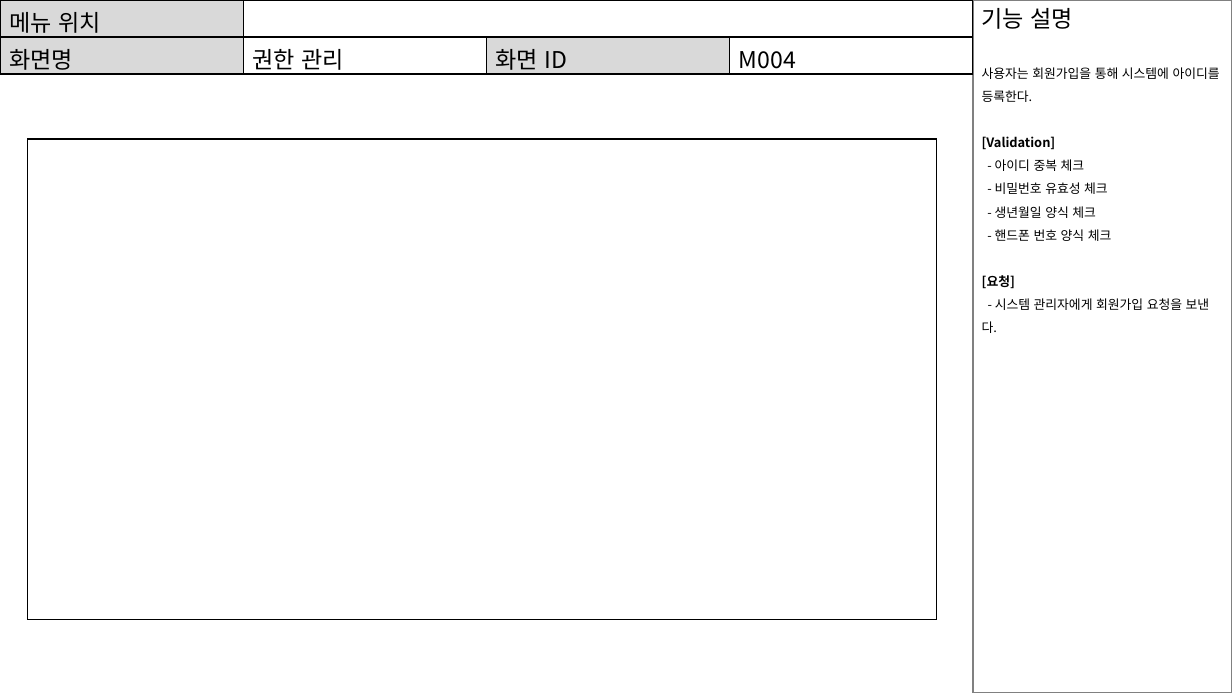
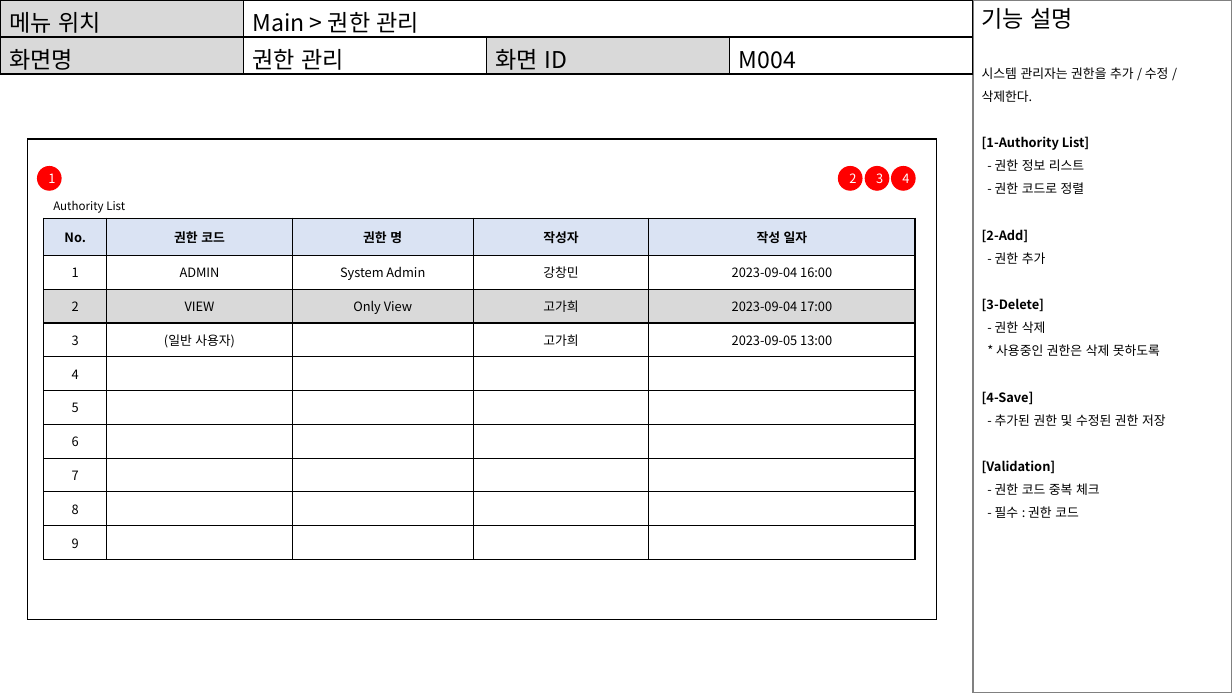
Before and after one commit to ckdals6932/ISSUE-PROJECT, a slide deck: slide 9 of src/main/webapp/document/화면설계서.pptx (slide 7 before the commit). Drawn at 1232x693 pixels with LibreOffice and Linux fonts; fonts in the diff are those of the drawing; background and template pictures are left out. Boxes give left, top, right and bottom in pixels: in the first picture for what was removed or moved away, otherwise in the second. Text is boxed around its words. In the diff, an @@ line names an element or a change of style, - is before the commit and + after.

```diff
--- a/src/main/webapp/document/화면설계서.pptx
+++ b/src/main/webapp/document/화면설계서.pptx
@@ table at box(0, 0, 972, 78) @@
-row 1, column 2: 
+row 1, column 2: Main > 권한 관리
@@ text at box(982, 67, 1169, 426): text changed @@
-사용자는 회원가입을 통해 시스템에 아이디를 등록한다.
+시스템 관리자는 권한을 추가 / 수정 / 삭제한다.
+[1-Authority List]
+- 권한 정보 리스트
+- 권한 코드로 정렬
+[2-Add]
+- 권한 추가
+[3-Delete]
+- 권한 삭제
+* 사용중인 권한은 삭제 못하도록
+[4-Save]
+- 추가된 권한 및 수정된 권한 저장
@@ ellipse added at box(38, 166, 61, 189), fill #FF0000, outline #FF0000 1 pt, 10 pt, text #FFFFFF @@
+1
@@ ellipse added at box(839, 166, 862, 189), fill #FF0000, outline #FF0000 1 pt, 10 pt, text #FFFFFF @@
+2
@@ ellipse added at box(866, 166, 889, 189), fill #FF0000, outline #FF0000 1 pt, 10 pt, text #FFFFFF @@
+3
@@ ellipse added at box(892, 166, 915, 189), fill #FF0000, outline #FF0000 1 pt, 10 pt, text #FFFFFF @@
+4
@@ text added at box(53, 201, 125, 213), 9 pt, text #000000 @@
+Authority List
@@ table added at box(43, 218, 915, 560), 10 rows, 5 columns @@
+No. | 권한 코드 | 권한 명 | 작성자 | 작성 일자
+1 | ADMIN | System Admin | 강창민 | 2023-09-04 16:00
+2 | VIEW | Only View | 고가희 | 2023-09-04 17:00
+3 | (일반 사용자) |  | 고가희 | 2023-09-05 13:00
+4 |  |  |  | 
+5 |  |  |  | 
+6 |  |  |  | 
+7 |  |  |  | 
+8 |  |  |  | 
+9 |  |  |  | 
@@ text at box(995, 483, 1100, 518): text changed @@
-- 아이디 중복 체크
-- 비밀번호 유효성 체크
-- 생년월일 양식 체크
-- 핸드폰 번호 양식 체크
-[요청]
-- 시스템 관리자에게 회원가입 요청을 보낸다.
+- 권한 코드 중복 체크
+- 필수 : 권한 코드
```
Also in this commit, not shown: 5 other slides changed, 3 slides added, 1 other file.
